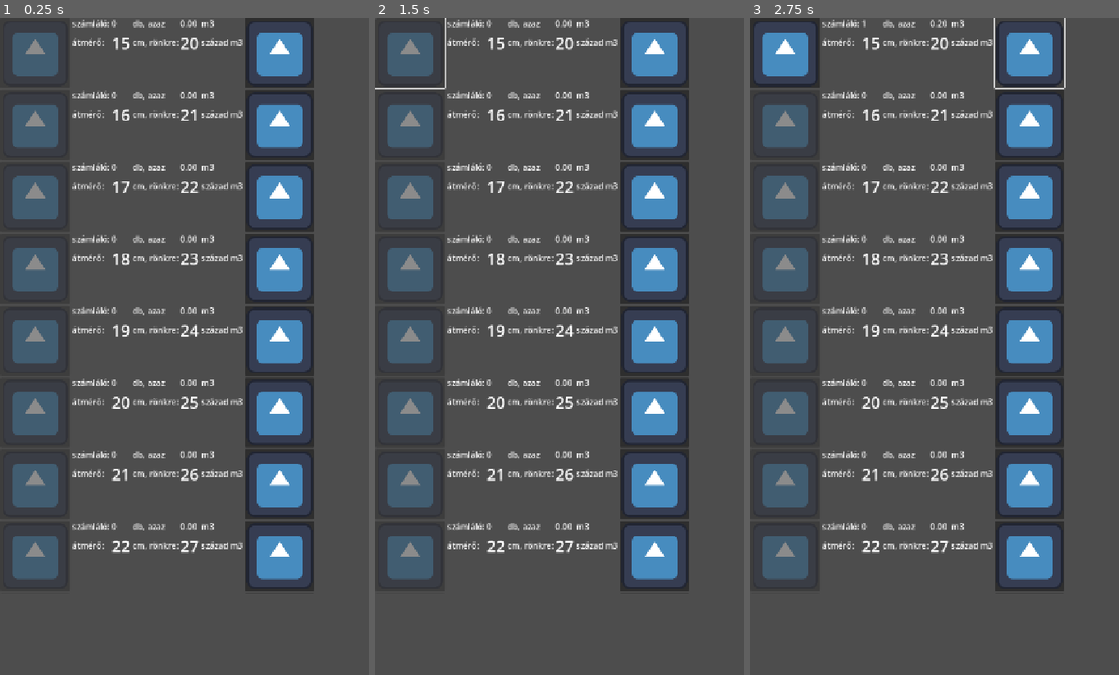
Above: before the commit, frames 1-3 (left to right).
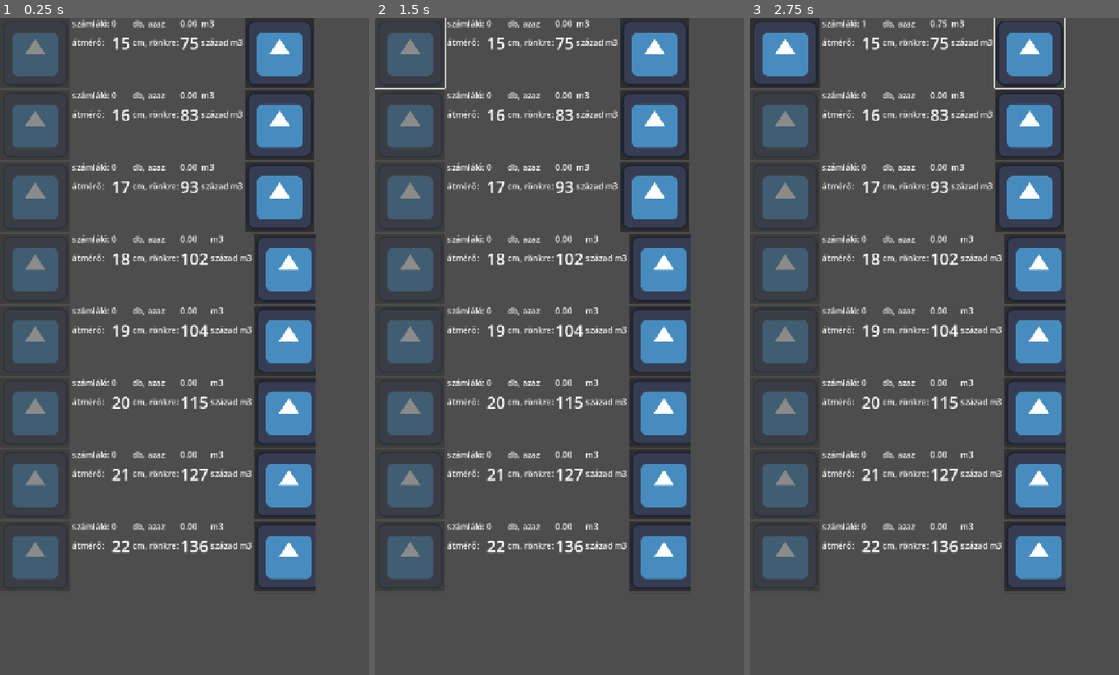
Above: after the commit, the same moments.

Repository: rolika/kob_g
Game: Godot game, scene res://main.tscn
The game is run twice, just before and just after one commit, with the same random seed, the same clock (stepped at 60 frames per second) and the same inputs. The engine's default icon, where the game draws it, is replaced by a stand-in: a white triangle on a blue panel in a dark square.
Inputs (mouse positions are in pixels of both pictures, inside the frame that each line leads up to):
- Up to frame 1 (0.25 s): no input
- Up to frame 2 (1.5 s): click (655, 50) at 0.52 s; click (408, 50) at 1.25 s
- Up to frame 3 (2.75 s): click (1030, 50) at 2.02 s

The runs differ from the first frame. In frame 1, 4.7% of the frame differs, in the area x 48-86%, y 3-88%; in frame 2, 4.7%; in frame 3, 4.8%, in the area x 48-86%, y 0-88%.

Commit message:
setup workspace with obtained cubeing data

Diff:
--- a/scripts/cube_workspace.gd
+++ b/scripts/cube_workspace.gd
@@ -2,16 +2,42 @@
 
 
 const CUBE_CONTROL = preload("res://scenes/cube_control.tscn")
+const FILEPATH: String = "res://data/kobozo.txt"
+const STARTING_DIAMETER: int = 15
+
+
+@export var woodtype: String = "bükk"
+@export var woodlength: float = 3.2
 
 
 # Called when the node enters the scene tree for the first time.
 func _ready() -> void:
-    for i in range(15):
+    var cube_data: Array = get_cubedata(FILEPATH, woodtype, woodlength)
+    for i in range(cube_data.size()):
         var cube_control = CUBE_CONTROL.instantiate()
         $ScrollContainer/VBoxContainer.add_child(cube_control)
-        cube_control.set_cube_data(15 + i, 20 + i)
+        cube_control.set_cube_data(STARTING_DIAMETER + i, cube_data[i])
 
 
-# Called every frame. 'delta' is the elapsed time since the previous frame.
-func _process(_delta: float) -> void:
-    pass
+func get_cubedata(file_path: String, woodtype_: String, woodlength_: float) -> Array:
+    var file = FileAccess.open(file_path, FileAccess.READ)
+    var result = []
+    var line: String
+
+    if file:
+        # find the wood type
+        while file.get_position() < file.get_length():
+            line = file.get_line()
+            if line.begins_with(woodtype_):
+                break
+        # find the length
+        while file.get_position() < file.get_length():
+            line = file.get_line()
+            if line.begins_with(" " + str(woodlength_)):
+                break
+        # read the cube data
+        var cubedata = line.split(":")[1]
+        for number in cubedata.strip_edges().split(" "):
+            result.append(int(number))
+
+    return result
--- a/scripts/main.gd
+++ b/scripts/main.gd
@@ -5,34 +5,8 @@
 
 
 func _ready() -> void:
-    var file_path = "res://data/kobozo.txt"
-
     var cube_workspace = CUBE_WORKSPACE.instantiate()
+    cube_workspace.woodtype = "tölgy"
+    cube_workspace.woodlength = 3.1
     add_child(cube_workspace)
     cube_workspace.set_position(Vector2(0, 0))
-
-    for data in get_cubedata(file_path, "tölgy", 3.1):
-        print(data)
-
-
-func get_cubedata(file_path: String, woodtype: String, length: float) -> Array:
-    var file = FileAccess.open(file_path, FileAccess.READ)
-    var result = []
-    var line: String
-
-    if file:
-        # find the wood type
-        while file.get_position() < file.get_length():
-            line = file.get_line()
-            if line.begins_with(woodtype):
-                break
-        # find the length
-        while file.get_position() < file.get_length():
-            line = file.get_line()
-            if line.begins_with(" " + str(length)):
-                break
-        # read the cube data
-        var cubedata = line.split(":")[1]
-        for number in cubedata.strip_edges().split(" "):
-            result.append(str(number))
-    return result
